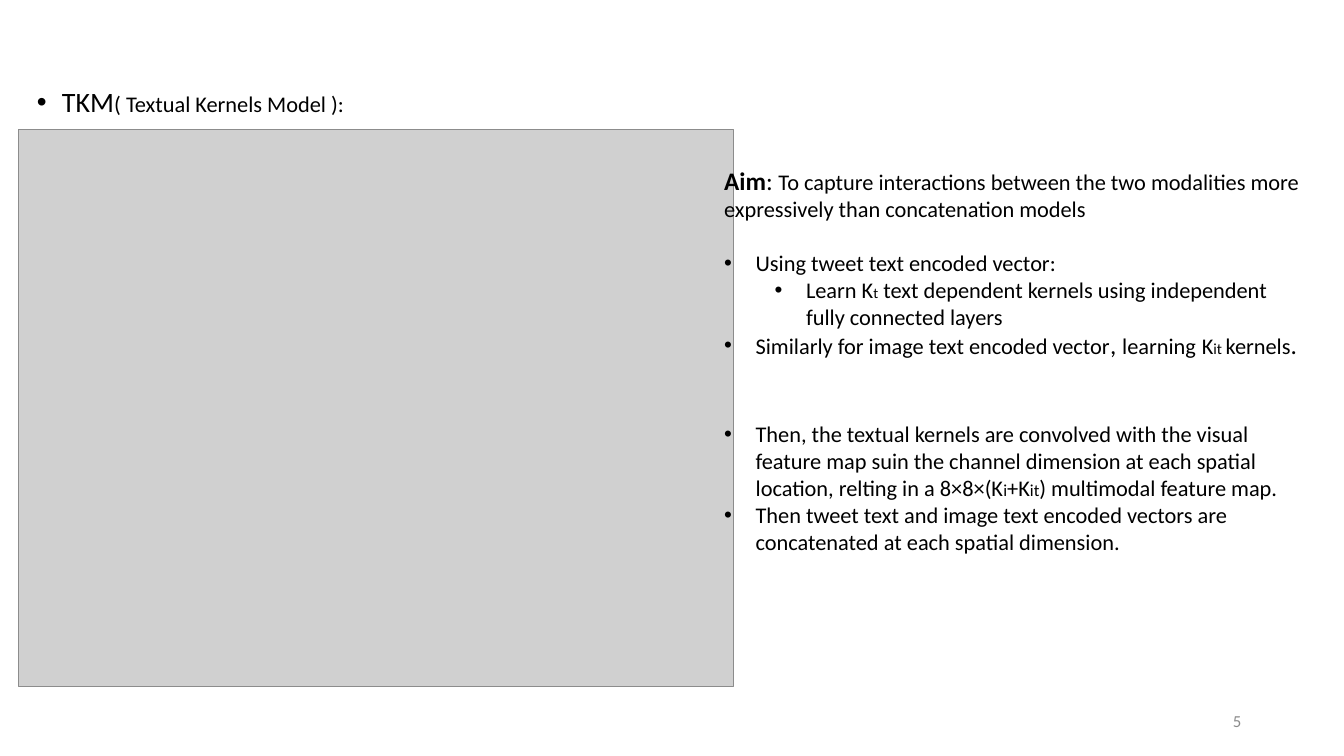
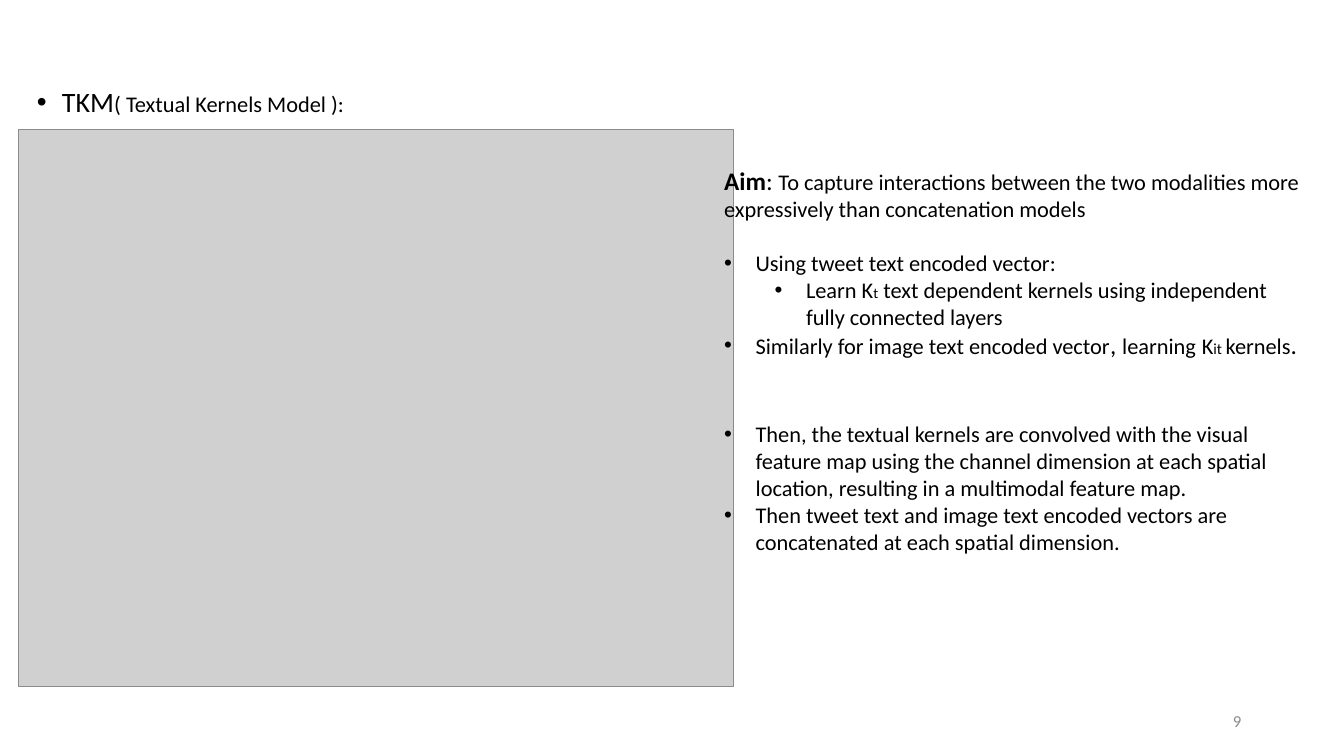
Before and after one commit to VarunBohara/Mini-Project-Documents, a slide deck: slide 9 of Review - 1.pptx (slide 5 before the commit). Drawn at 1344x756 pixels with LibreOffice and Linux fonts; fonts in the diff are those of the drawing; grey boxes stand for pictures. Boxes give left, top, right and bottom in pixels: in the first picture for what was removed or moved away, otherwise in the second. Text is boxed around its words. In the diff, an @@ line names an element or a change of style, - is before the commit and + after.

```diff
--- a/Review - 1.pptx
+++ b/Review - 1.pptx
@@ text at (756, 426, 1266, 500): text changed @@
-• Then, the textual kernels are convolved with the visual feature map suin the channel dimension at each spatial location, relting in a 8×8×(Ki+Kit) multimodal feature map.
+• Then, the textual kernels are convolved with the visual feature map using the channel dimension at each spatial location, resulting in a multimodal feature map.
@@ page number at (1233, 716, 1241, 727): text changed @@
-5
+9
```
Also in this commit, not shown: 2 other slides changed, 7 slides added.
